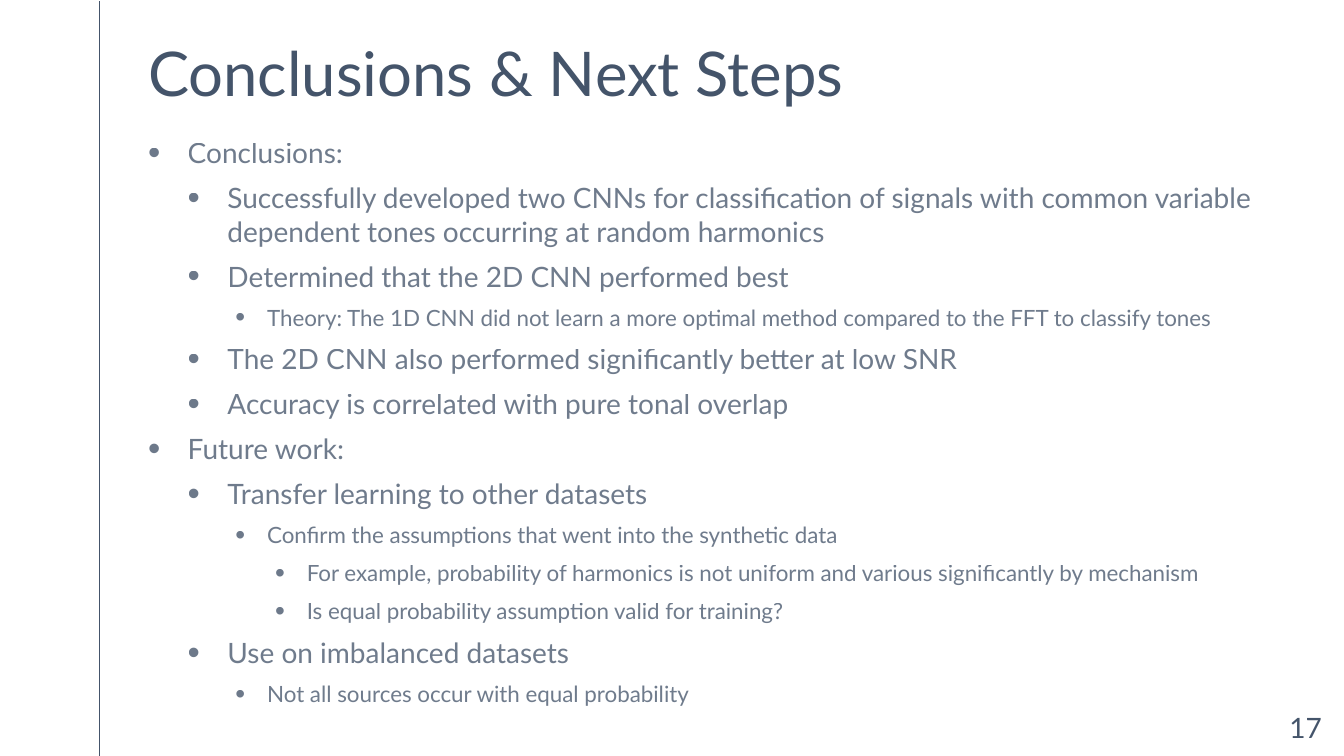
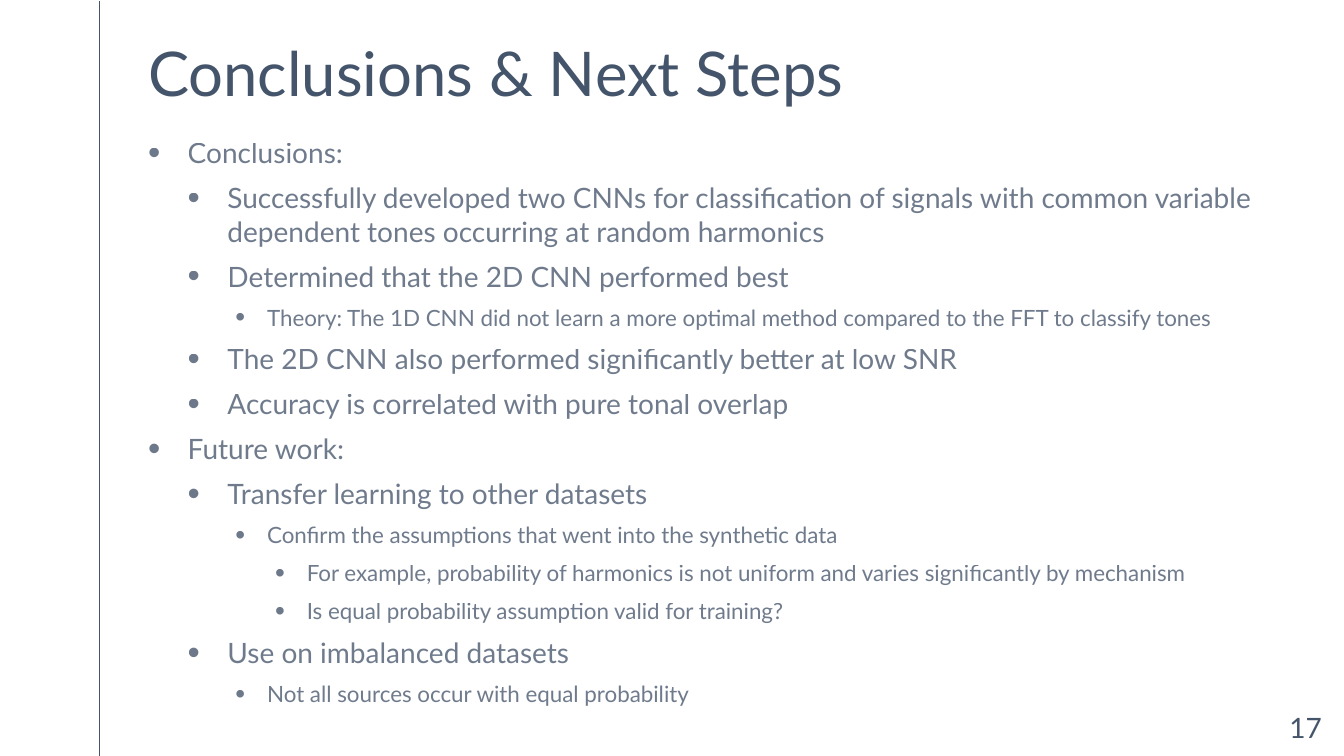
Before and after one commit to cbell14/ELE_594, a slide deck: slide 17 of Classification_of_Harmonics_Using_ML_v1.pptx. Drawn at 1344x756 pixels with LibreOffice and Linux fonts; fonts in the diff are those of the drawing. Boxes give left, top, right and bottom in pixels: in the first picture for what was removed or moved away, otherwise in the second. Text is boxed around its words. In the diff, an @@ line names an element or a change of style, - is before the commit and + after.

Commit message:
Typo fixes, 1D Conv & Conclusions

```diff
--- a/Classification_of_Harmonics_Using_ML_v1.pptx
+++ b/Classification_of_Harmonics_Using_ML_v1.pptx
@@ text at (307, 565, 1185, 585): text changed @@
-      • For example, probability of harmonics is not uniform and various significantly by mechanism
+      • For example, probability of harmonics is not uniform and varies significantly by mechanism
```
Also in this commit, not shown: 1 other slide changed.
